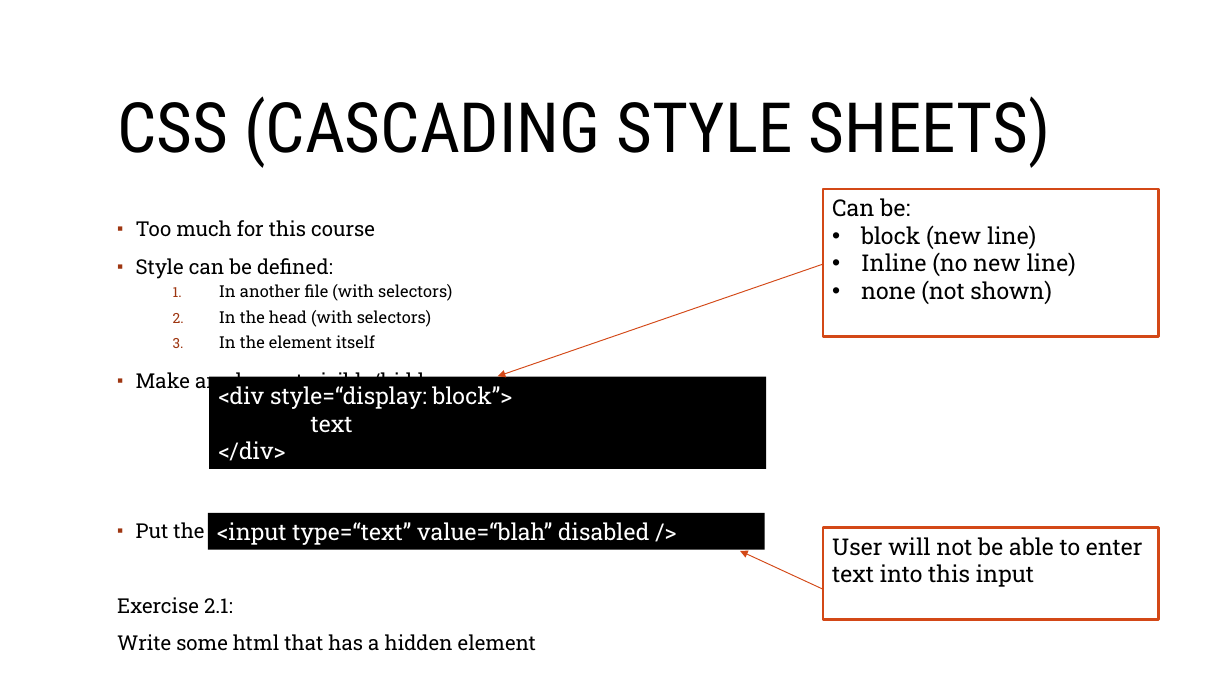
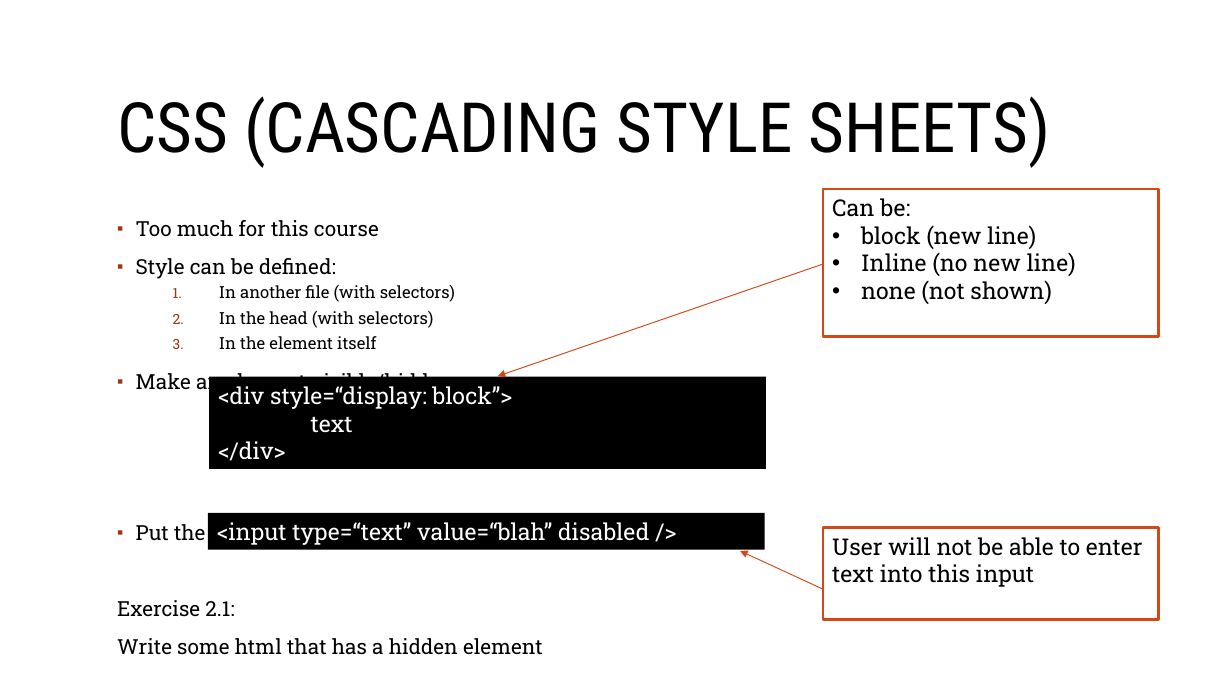
Before and after one commit to nurbujang/WSAA-coursework, a slide deck: slide 3 of labs/WSAA 9 DR6.2 javascript1_ed.pptx. Drawn at 1232x693 pixels with LibreOffice and Linux fonts; fonts in the diff are those of the drawing; background and template pictures are left out. Boxes give left, top, right and bottom in pixels: in the first picture for what was removed or moved away, otherwise in the second. Text is boxed around its words. In the diff, an @@ line names an element or a change of style, - is before the commit and + after.

Commit message:
java1 lecture

```diff
--- a/labs/WSAA 9 DR6.2 javascript1_ed.pptx
+++ b/labs/WSAA 9 DR6.2 javascript1_ed.pptx
@@ text "Too much for this course" at (x1=117, y1=220, x2=715, y2=655): size 16 to 16.2 pt in "Too much for this course", "Style can be defined:", "Make an element visible/hidden", "Put the keyword disabled in an element ..." and 2 more places; size 12.8 to 13 pt in "In another file (with selectors)", "In the head (with selectors)", "In the element itself" @@
```
Also in this commit, not shown: 13 other files.
